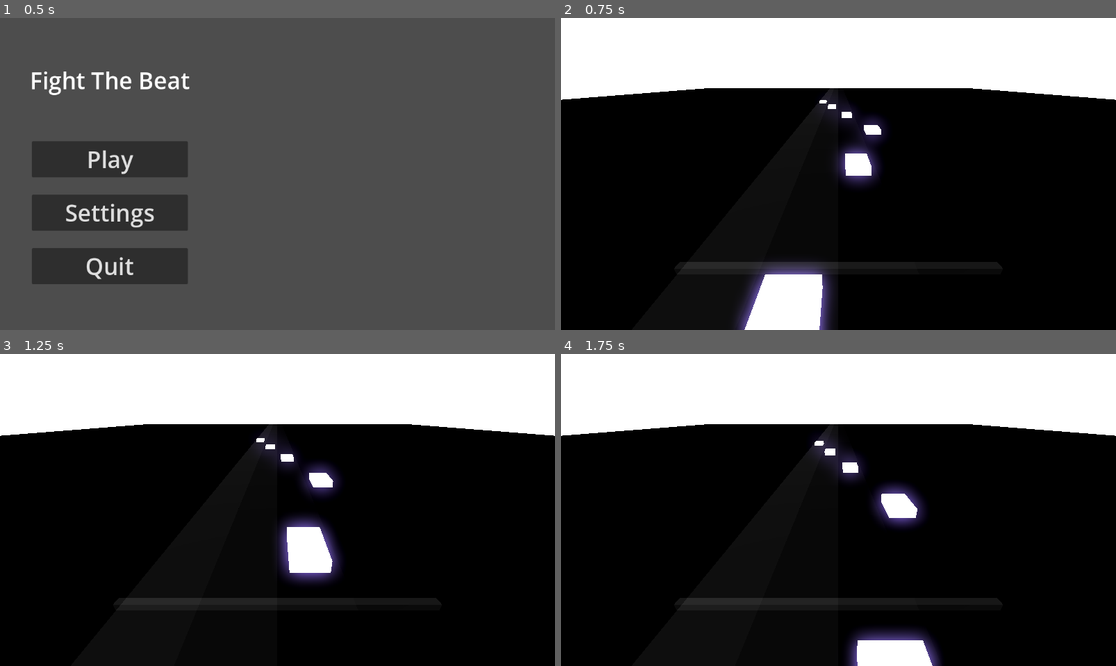
Above: before the commit, frames 1-4 (two rows, left to right).
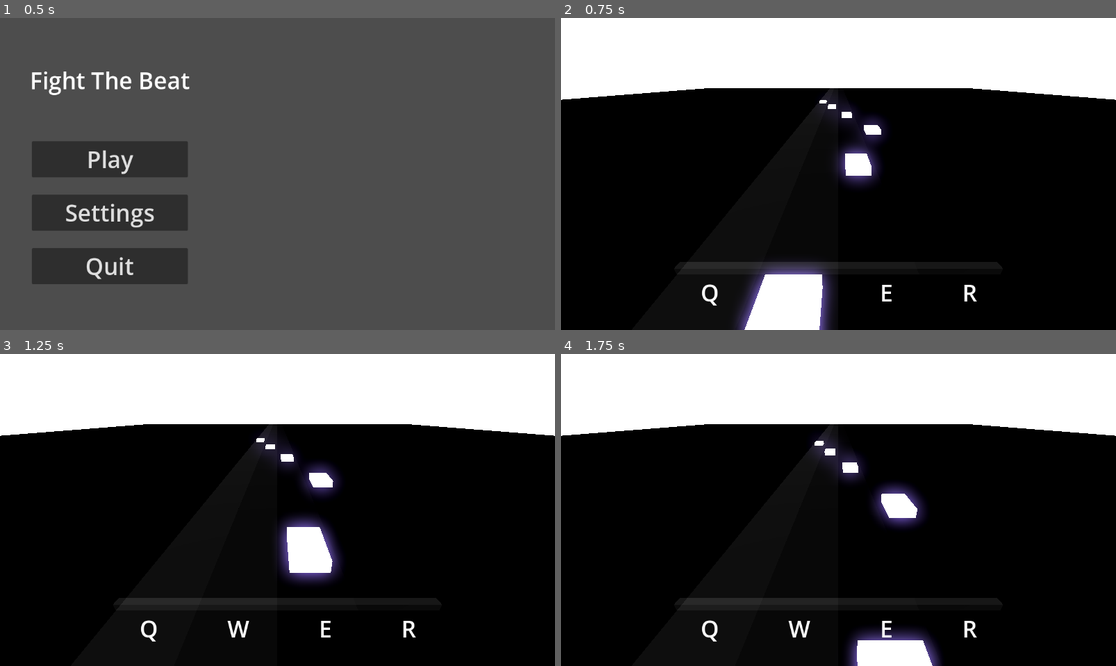
Above: after the commit, the same moments.

Repository: RafaeloxMC/fight-the-beat
Game: Godot game, scene res://scenes/ui/main_menu.tscn
Two runs of this game, one before a commit and one after it. Both use one fixed random seed, a clock stepped at 60 frames per second and the inputs below. The project has no main scene, so this scene is started directly.
Inputs:
- Up to frame 1 (0.5 s): no input
- Up to frame 2 (0.75 s): click "Play" at 0.5 s
- Up to frame 3 (1.25 s): no input
- Up to frame 4 (1.75 s): tap Enter at 1.25 s; hold R (RIGHT_LANE) from 1.28 s (still down); tap W (ML_LANE) at 1.35 s

Frame 1 is identical in both runs. In frame 2, 0.2% of the frame differs, in the area x 25-75%, y 85-93%; in frame 3, 0.3%; in frame 4, 0.3%.

Commit message:
Add on-screen controls display

Diff:
--- a/scenes/game.tscn
+++ b/scenes/game.tscn
@@ -2,6 +2,7 @@
 
 [ext_resource type="PackedScene" uid="uid://nd7dwmolsb7a" path="res://scenes/note.tscn" id="1_uwrxv"]
 [ext_resource type="Script" uid="uid://b3j0wcbd53ll1" path="res://scripts/bpm_based_movement.gd" id="2_yqjtg"]
+[ext_resource type="Theme" uid="uid://dndiri3lqyjwh" path="res://assets/themes/theme.tres" id="3_lnu2h"]
 
 [sub_resource type="StandardMaterial3D" id="StandardMaterial3D_4xowi"]
 albedo_color = Color(0, 0, 0, 1)
@@ -105,3 +106,42 @@
 
 [node name="WorldEnvironment" type="WorldEnvironment" parent="." unique_id=369591376]
 environment = SubResource("Environment_8cj0n")
+
+[node name="UI Container" type="Control" parent="." unique_id=975577499]
+layout_mode = 3
+anchors_preset = 15
+anchor_right = 1.0
+anchor_bottom = 1.0
+grow_horizontal = 2
+grow_vertical = 2
+
+[node name="Lane Controls" type="Control" parent="UI Container" unique_id=1829702638]
+layout_mode = 1
+anchors_preset = 7
+anchor_left = 0.5
+anchor_top = 1.0
+anchor_right = 0.5
+anchor_bottom = 1.0
+offset_left = -334.0
+offset_top = -121.0
+offset_right = 335.0
+offset_bottom = -35.0
+grow_horizontal = 2
+grow_vertical = 0
+
+[node name="Label" type="Label" parent="UI Container/Lane Controls" unique_id=1251555701]
+layout_mode = 1
+anchors_preset = 8
+anchor_left = 0.5
+anchor_top = 0.5
+anchor_right = 0.5
+anchor_bottom = 0.5
+offset_left = -55.0
+offset_top = -11.5
+offset_right = 55.0
+offset_bottom = 11.5
+grow_horizontal = 2
+grow_vertical = 2
+theme = ExtResource("3_lnu2h")
+theme_override_font_sizes/font_size = 48
+text = "Q            W            E            R"
